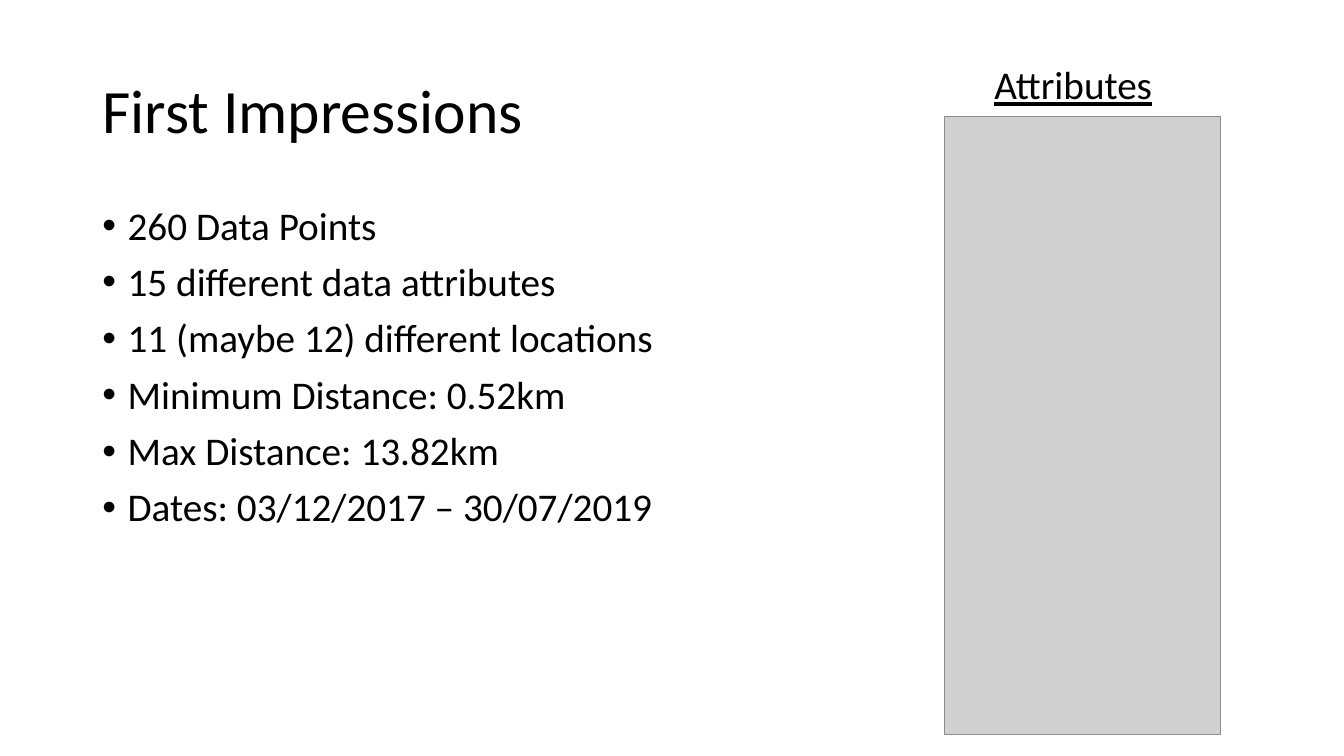
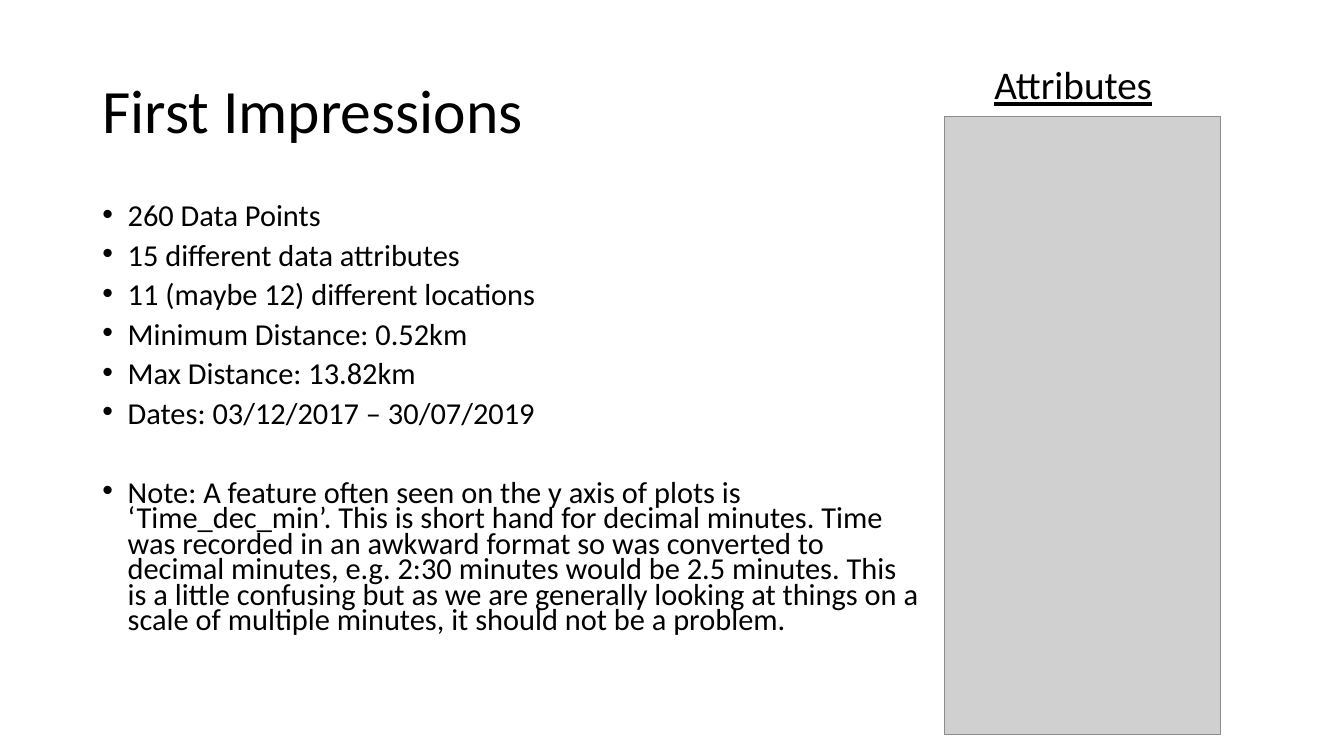
Before and after one commit to EdwinB12/Running, a slide deck: slide 5 of Data_Summary.pptx. Drawn at 1344x756 pixels with LibreOffice and Linux fonts; fonts in the diff are those of the drawing; grey boxes stand for pictures. Boxes give left, top, right and bottom in pixels: in the first picture for what was removed or moved away, otherwise in the second. Text is boxed around its words. In the diff, an @@ line names an element or a change of style, - is before the commit and + after.

Commit message:
Finish Data Summary Presentation - First Draft
Completed first draft of Data Summary Presentation

```diff
--- a/Data_Summary.pptx
+++ b/Data_Summary.pptx
@@ text at (x1=128, y1=205, x2=535, y2=426): size 28 to 21.7 pt in "260 Data Points", "15 different data attributes", "11 (maybe 12) different locations", "Minimum Distance: 0.52km" and 2 more places; line spacing 0.9 to 0.7 @@
@@ text at (x1=128, y1=482, x2=919, y2=635): paragraph added @@
+• Note: A feature often seen on the y axis of plots is ‘Time_dec_min’. This is short hand for decimal minutes. Time was recorded in an awkward format so was converted to decimal minutes, e.g. 2:30 minutes would be 2.5 minutes. This is a little confusing but as we are generally looking at things on a scale of multiple minutes, it should not be a problem.
```
Also in this commit, not shown: 5 other slides changed, 13 slides added, 1 slide removed, 4 other files.
